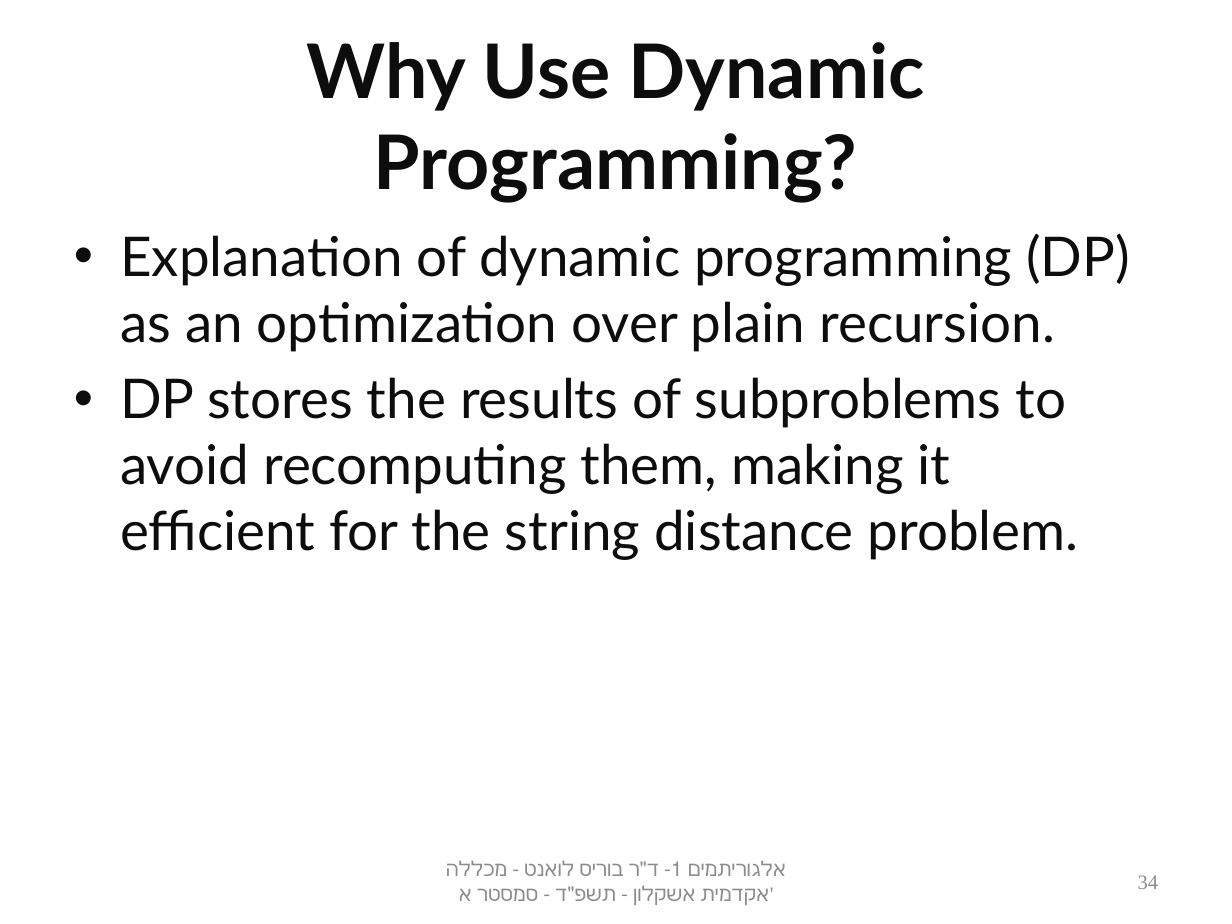
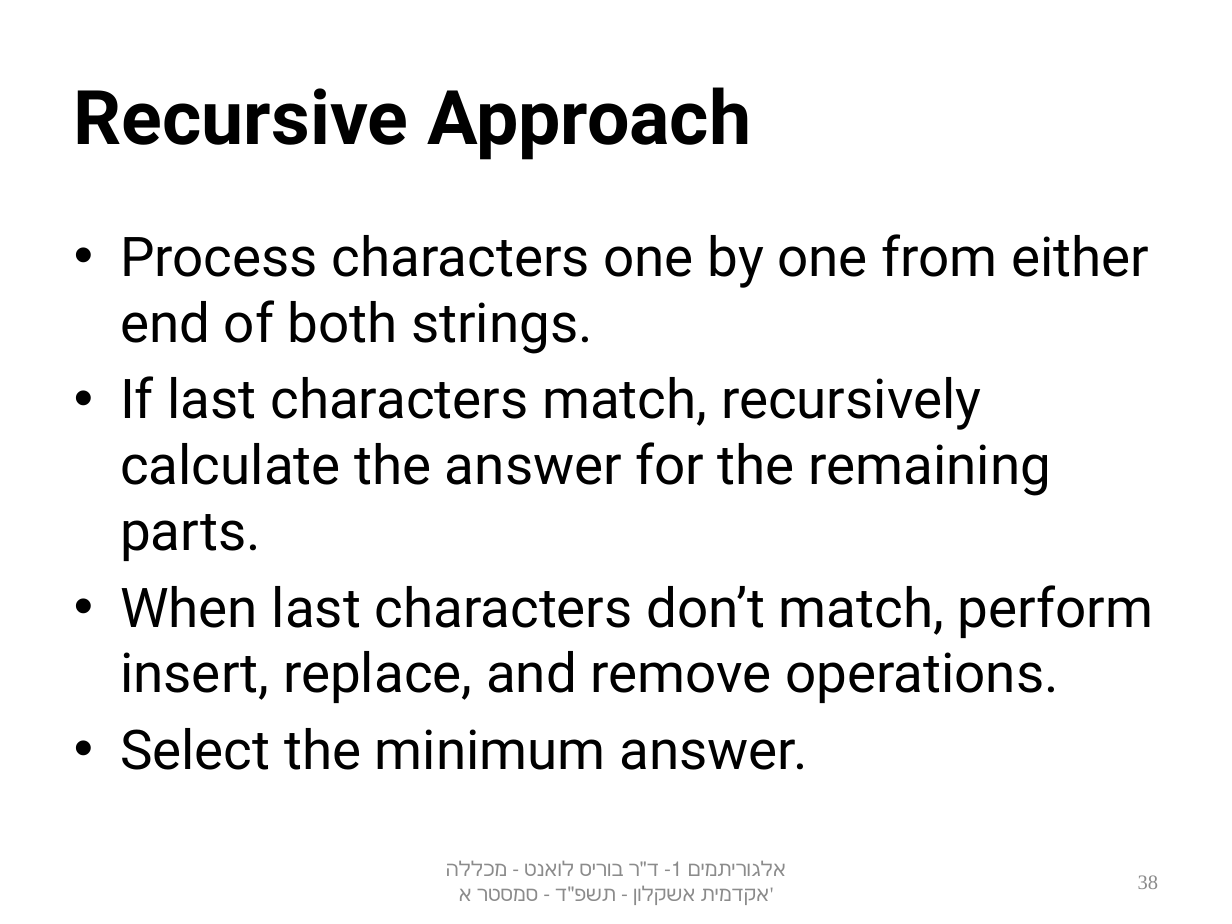
Before and after one commit to borislevant/algorithms, a slide deck: slide 38 of algorithms1_dynamic_programing.pptx (slide 34 before the commit). Drawn at 1232x924 pixels with LibreOffice and Linux fonts; fonts in the diff are those of the drawing. Boxes give left, top, right and bottom in pixels: in the first picture for what was removed or moved away, otherwise in the second. Text is boxed around its words. In the diff, an @@ line names an element or a change of style, - is before the commit and + after.

Commit message:
Add files via upload
Fixed a few errors in the Dynamic programming

```diff
--- a/algorithms1_dynamic_programing.pptx
+++ b/algorithms1_dynamic_programing.pptx
@@ title at [74,87,751,160]: text changed; font Lato to Roboto; text colour #0D0D0D to #000000 @@
-Why Use Dynamic Programming?
+Recursive Approach
@@ text at [120,234,1153,770]: text changed; font Lato to Roboto; text colour #0D0D0D to #000000 @@
-• Explanation of dynamic programming (DP) as an optimization over plain recursion.
-• DP stores the results of subproblems to avoid recomputing them, making it efficient for the string distance problem.
+• Process characters one by one from either end of both strings.
+• If last characters match, recursively calculate the answer for the remaining parts.
+• When last characters don’t match, perform insert, replace, and remove operations.
+• Select the minimum answer.
@@ page number at [1138,875,1158,889]: text changed @@
-34
+38
```
Also in this commit, not shown: 6 other slides changed, 6 slides added.
